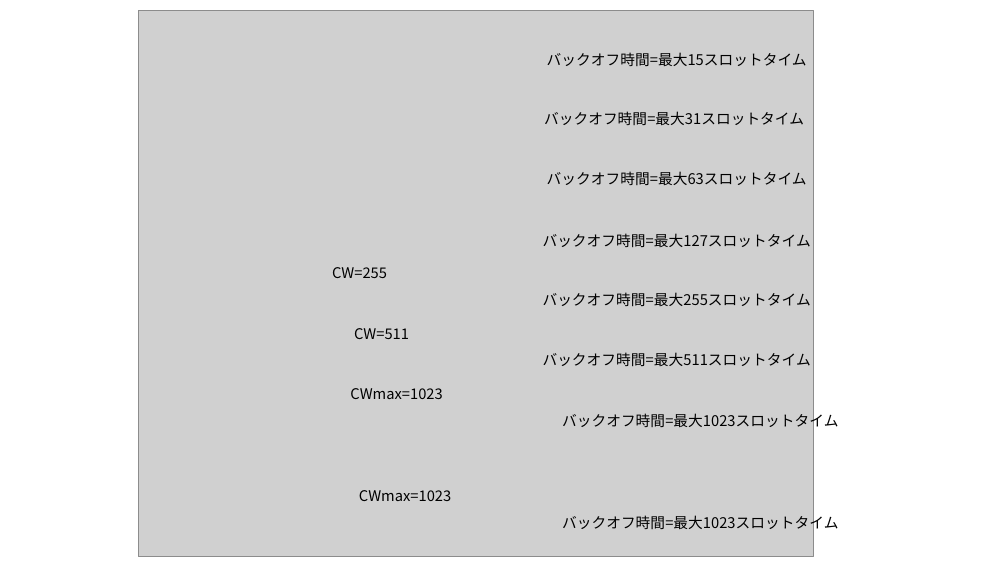
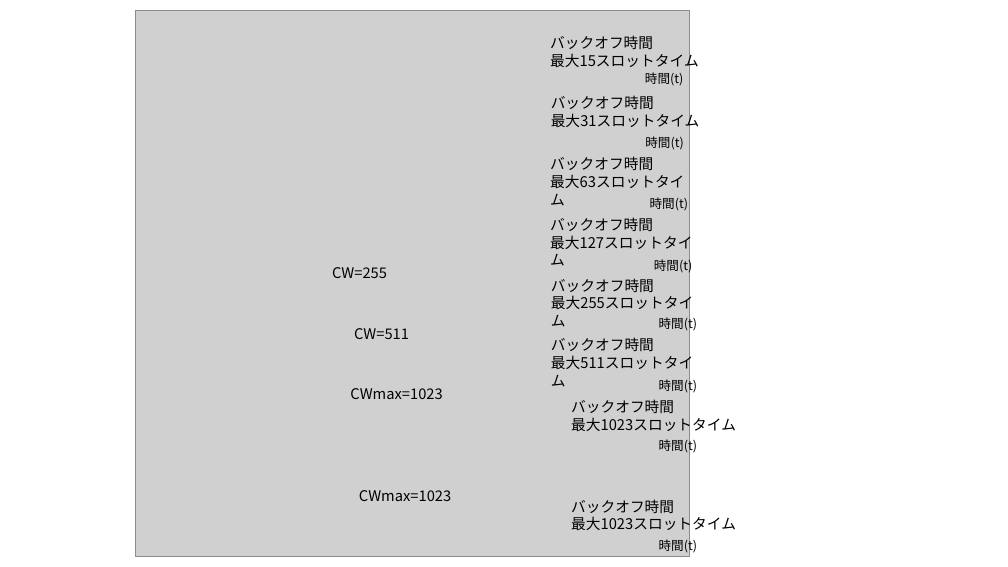
Before and after one commit to ShitaLab-TMCIT/IEEE802.11simulator, a slide deck: slide 11 of paper/assets/asesets.pptx (slide 7 before the commit). Drawn at 1008x567 pixels with LibreOffice and Linux fonts; fonts in the diff are those of the drawing; grey boxes stand for pictures; background and template pictures are left out. Boxes give left, top, right and bottom in pixels: in the first picture for what was removed or moved away, otherwise in the second. Text is boxed around its words. In the diff, an @@ line names an element or a change of style, - is before the commit and + after.

```diff
--- a/paper/assets/asesets.pptx
+++ b/paper/assets/asesets.pptx
@@ picture: place and size @@
-picture at bbox=[138, 10, 814, 557]
+picture at bbox=[135, 10, 689, 557]
@@ text at bbox=[550, 35, 699, 70]: text changed @@
-バックオフ時間=最大15スロットタイム
+バックオフ時間
+最大15スロットタイム
@@ group added at bbox=[645, 72, 697, 554]: 8 texts @@
+時間(t)
+時間(t)
+時間(t)
+時間(t)
+時間(t)
+時間(t)
+時間(t)
+時間(t)
@@ text at bbox=[551, 95, 700, 130]: text changed @@
-バックオフ時間=最大31スロットタイム
+バックオフ時間
+最大31スロットタイム
@@ text at bbox=[550, 156, 684, 188]: text changed @@
-バックオフ時間=最大63スロットタイム
+バックオフ時間
+最大63スロットタイム
@@ text at bbox=[550, 217, 692, 252]: text changed @@
-バックオフ時間=最大127スロットタイム
+バックオフ時間
+最大127スロットタイム
@@ text at bbox=[551, 278, 693, 313]: text changed @@
-バックオフ時間=最大255スロットタイム
+バックオフ時間
+最大255スロットタイム
@@ text at bbox=[551, 337, 693, 373]: text changed @@
-バックオフ時間=最大511スロットタイム
+バックオフ時間
+最大511スロットタイム
@@ text at bbox=[571, 399, 736, 434]: text changed @@
-バックオフ時間=最大1023スロットタイム
+バックオフ時間
+最大1023スロットタイム
@@ text at bbox=[571, 499, 736, 534]: text changed @@
-バックオフ時間=最大1023スロットタイム
+バックオフ時間
+最大1023スロットタイム
```
Also in this commit, not shown: 2 other slides changed, 4 slides added, 13 other files.
